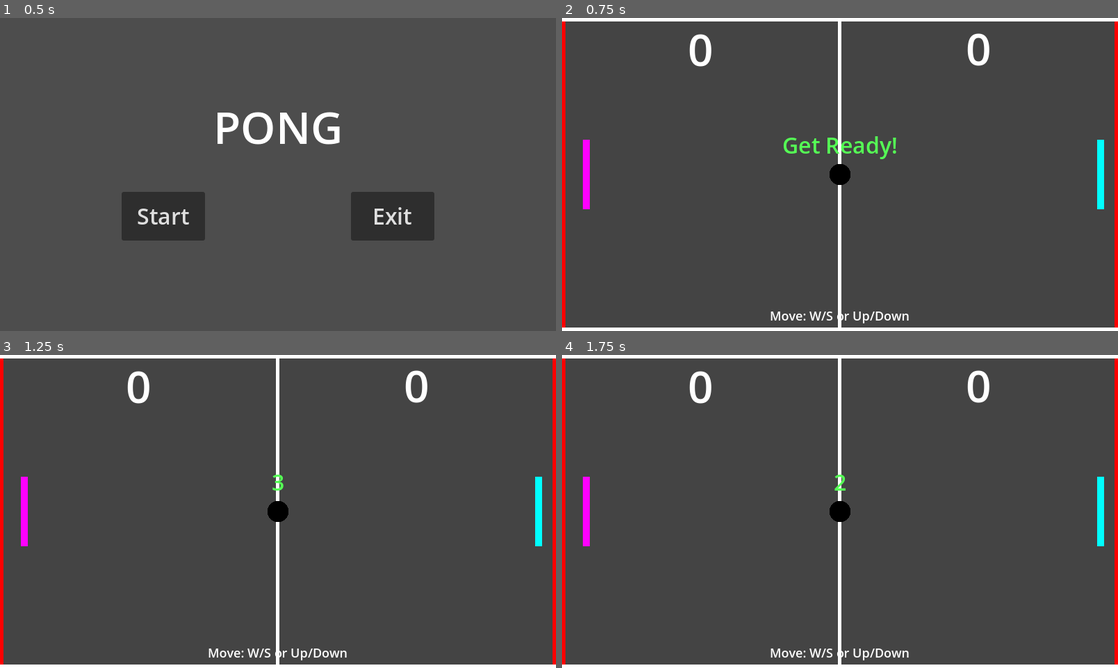
Above: before the commit, frames 1-4 (two rows, left to right).
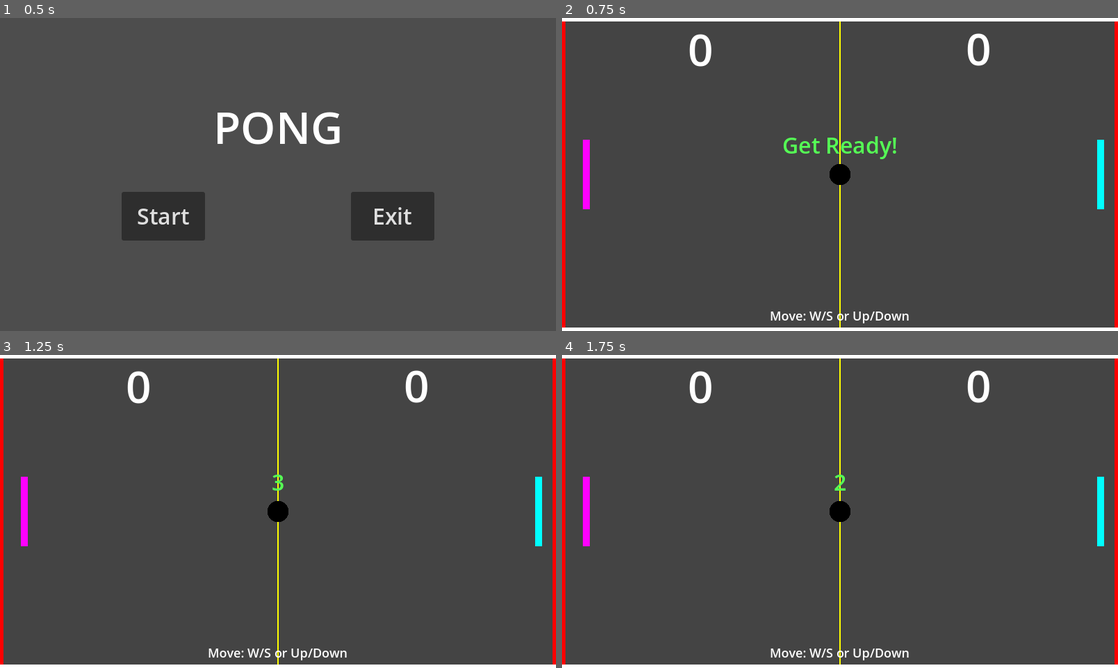
Above: after the commit, the same moments.

Repository: ittokunvim/example-godot
Game: Godot game, scene res://mainmenu.tscn
Same seed, same stepped clock (60 frames per second), same inputs: the game is played once before the commit and once after it.
Inputs:
- Up to frame 1 (0.5 s): no input
- Up to frame 2 (0.75 s): click "Start" at 0.5 s
- Up to frame 3 (1.25 s): no input
- Up to frame 4 (1.75 s): hold Up (player_move_up) from 1.28 s (still down)

Frame 1 is identical in both runs. In frame 2, 0.6% of the frame differs, in the area x 49-51%, y 1-99%; in frame 3, 0.6%; in frame 4, 0.6%.

Commit message:
fix: Add export+presets.cfg to pong

Diff:
--- a/pong/pong.tscn
+++ b/pong/pong.tscn
@@ -41,7 +41,8 @@
 
 [node name="CenterLine" type="Line2D" parent="." unique_id=2077497896]
 points = PackedVector2Array(400, 0, 400, 450)
-width = 5.0
+width = 2.5
+default_color = Color(1, 1, 0, 1)
 
 [node name="Left" type="ColorRect" parent="." unique_id=718532210]
 offset_right = 5.0
--- a/pong/project.godot
+++ b/pong/project.godot
@@ -23,6 +23,7 @@
 
 window/size/viewport_width=800
 window/size/viewport_height=450
+window/stretch/mode="canvas_items"
 
 [input]
 
Not shown, added: pong/export_presets.cfg
